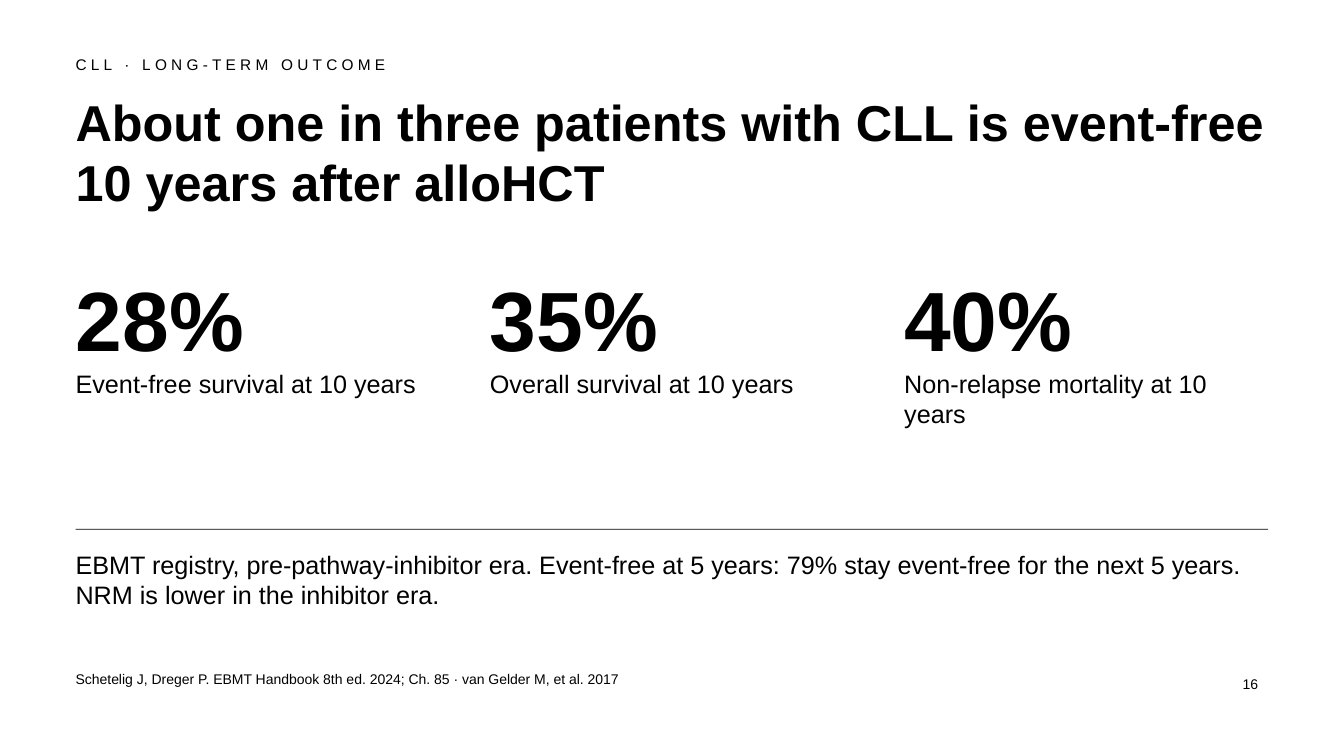
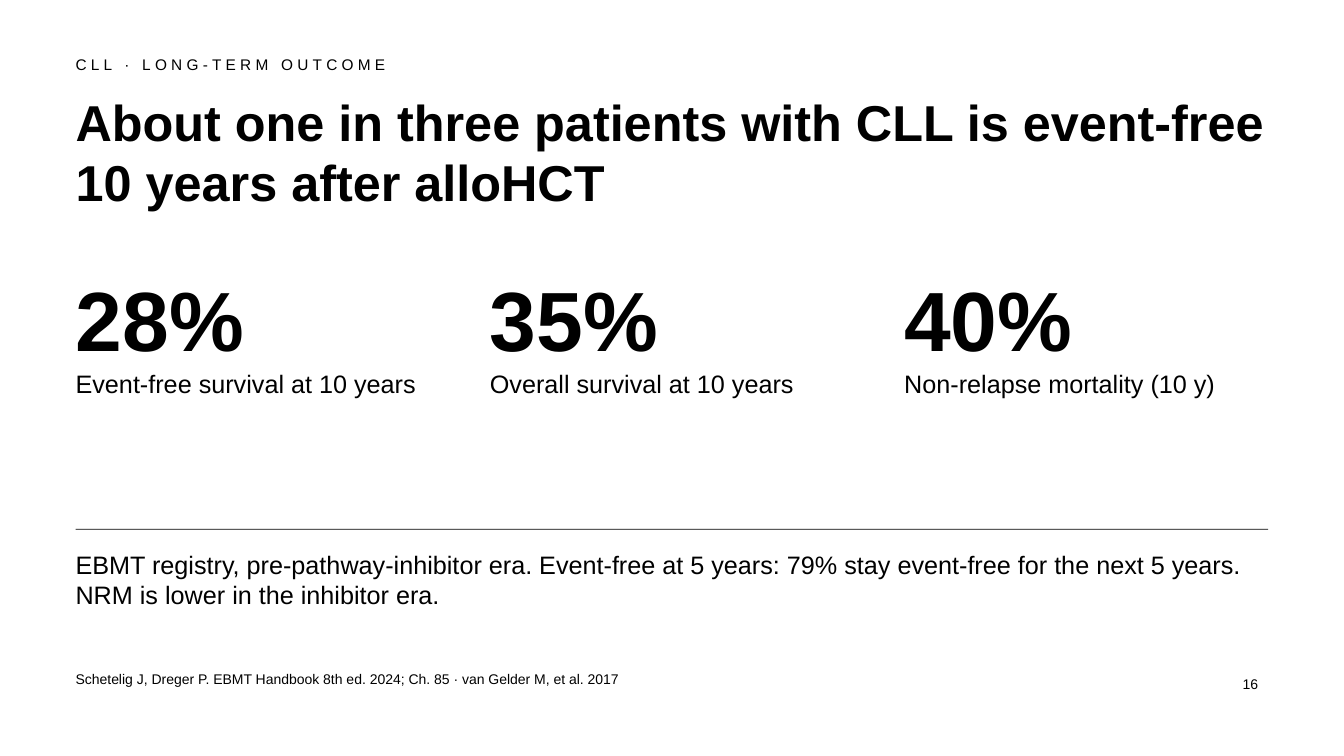
Before and after one commit to htlin222/ebmt-handbook-skill, a slide deck: slide 16 of slides/decks/s29-hodgkin-indolent-cll.pptx. Drawn at 1344x756 pixels with LibreOffice and Linux fonts; fonts in the diff are those of the drawing. Boxes give left, top, right and bottom in pixels: in the first picture for what was removed or moved away, otherwise in the second. Text is boxed around its words. In the diff, an @@ line names an element or a change of style, - is before the commit and + after.

```diff
--- a/slides/decks/s29-hodgkin-indolent-cll.pptx
+++ b/slides/decks/s29-hodgkin-indolent-cll.pptx
@@ text at (x1=904, y1=374, x2=1215, y2=398): text changed @@
-Non-relapse mortality at 10 years
+Non-relapse mortality (10 y)
```
Also in this commit, not shown: 2 other slides changed, 9 other files.
